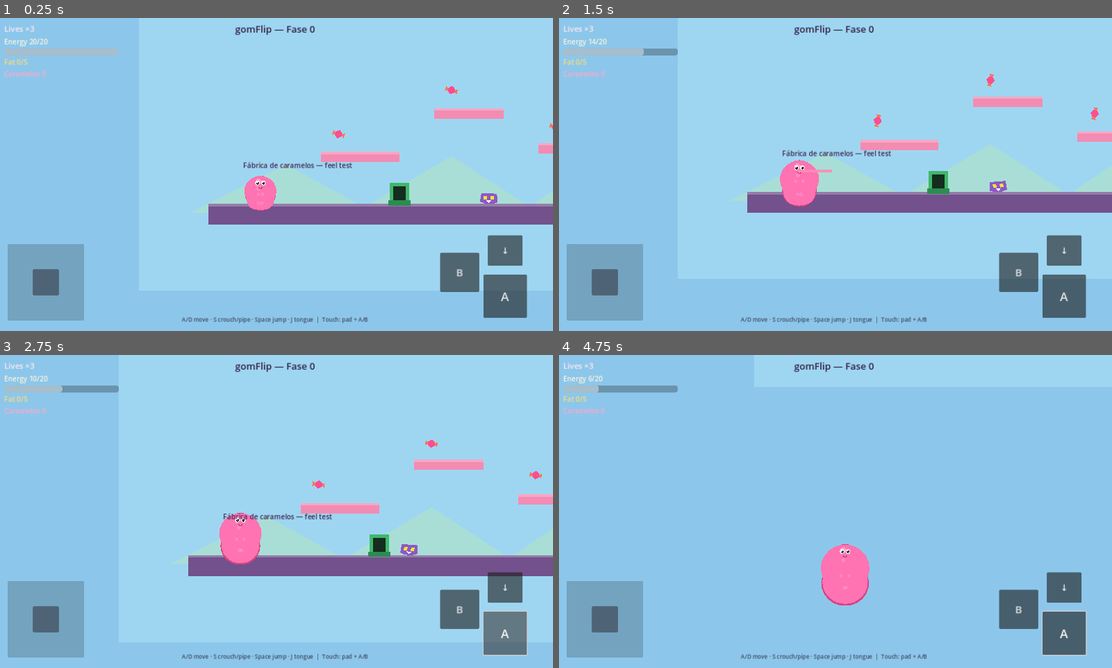
Above: before the commit, frames 1-4 (two rows, left to right).
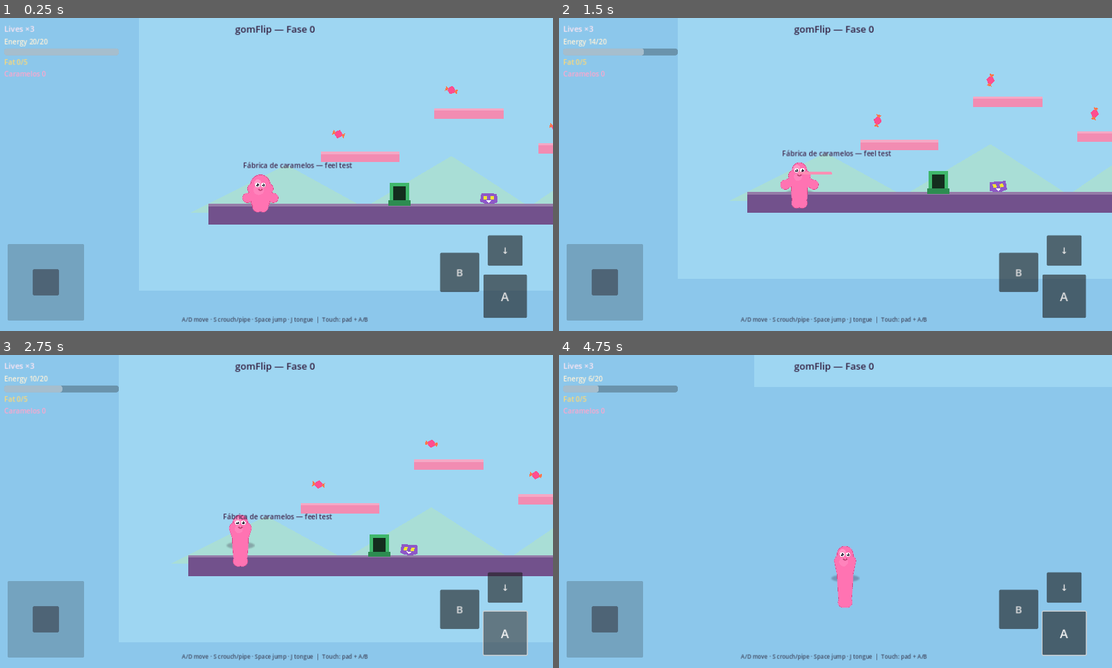
Above: after the commit, the same moments.

Repository: InversorIbex/plopflip
Game: Godot game, scene res://scenes/main.tscn
Same seed, same stepped clock (60 frames per second), same inputs: the game is played once before the commit and once after it.
Inputs (mouse positions are in pixels of both pictures, inside the frame that each line leads up to):
- Up to frame 1 (0.25 s): no input
- Up to frame 2 (1.5 s): drag from (835, 174) to (995, 83) at 0.52 s; drag from (724, 190) to (879, 121) at 1.27 s
- Up to frame 3 (2.75 s): click "A" at 2 s
- Up to frame 4 (4.75 s): move the mouse to (890, 442) at 2.77 s; hold A (move_left) 2.78-3.5 s; tap E (interact) at 2.85, 4.35 s; drag from (807, 574) to (1089, 417) at 3.52 s; move the mouse to (1001, 558) at 4.27 s; hold D (move_right) from 4.28 s (still down); tap Space (jump) at 4.52 s

The runs differ from the first frame. In frame 1, 0.2% of the frame differs, in the area x 43-51%, y 50-63%; in frame 2, 0.4%; in frame 3, 0.6%; in frame 4, 1.0%, in the area x 47-57%, y 60-81%.

Commit message:
Unify gummy into one continuous jelly silhouette
Replace separate capsule sprites with JellyBody: same-color
overlapping disks along torso and deforming limbs so seams
disappear. Stretch springs still drive arm/leg endpoints.

Co-authored-by: Inversor_IBEX <InversorIbex@users.noreply.github.com>

Diff:
--- a/scripts/jelly_body.gd
+++ b/scripts/jelly_body.gd
@@ -1,5 +1,6 @@
 extends Node2D
-## Unified jelly: overlapping same-color radial metaball envelopes (no part seams).
+## One continuous jelly: same-color overlapping disks along torso + deforming limbs.
+## Overlaps erase seams; stretch springs move limb endpoints of the same mass.
 
 @export var jelly_color := Color(1.0, 0.45, 0.7, 1.0)
 @export var jelly_deep := Color(0.86, 0.26, 0.52, 1.0)
@@ -20,7 +21,7 @@
 var limb_r: float = 6.0
 var fat_w: float = 1.0
 
-var _disks_cache: Array = []
+var _disks: Array = []
 
 
 func set_pose(
@@ -45,7 +46,7 @@
 	torso_ry = p_torso_ry
 	limb_r = p_limb_r
 	fat_w = p_fat
-	_disks_cache = _build_disks()
+	_disks = _build_disks()
 	queue_redraw()
 
 
@@ -53,90 +54,63 @@
 	var d: Array = []
 	var fw := fat_w
 	var hr := head_r * fw
-	var tr := maxf(torso_rx, torso_ry) * fw
-	var lr := limb_r * fw
+	var tr := maxf(torso_rx, torso_ry) * fw * 1.12
+	var lr := limb_r * fw * 1.28
+
+	# Continuous vertical core (no neck/waist pinch)
+	_bone(d, head_c + Vector2(0, -hr * 0.1), hip_c + Vector2(0, 4), tr * 1.08, 12)
 	d.append([head_c, hr])
-	d.append([torso_c, tr])
-	d.append([hip_c, 8.0 * fw])
-	_add_bone(d, head_c, torso_c, (hr + tr) * 0.4, 5)
-	_add_bone(d, torso_c, hip_c, 9.0 * fw, 5)
-	_add_bone(d, shoulder_l, hand_l, lr, 12)
-	_add_bone(d, shoulder_r, hand_r, lr, 12)
-	_add_bone(d, hip_c + Vector2(-6, 2), foot_l, lr * 1.05, 13)
-	_add_bone(d, hip_c + Vector2(6, 2), foot_r, lr * 1.05, 13)
-	d.append([hand_l, lr * 1.2])
-	d.append([hand_r, lr * 1.2])
-	d.append([foot_l, lr * 1.3])
-	d.append([foot_r, lr * 1.3])
+	d.append([torso_c, tr * 1.12])
+	d.append([hip_c, tr])
+	_bone(d, head_c, torso_c, maxf(hr, tr) * 0.92, 7)
+	_bone(d, torso_c, hip_c, tr * 0.95, 6)
+
+	# Limbs = stretch of same mass (thicker at root)
+	_limb(d, shoulder_l, hand_l, lr * 1.2, lr * 0.9, 14)
+	_limb(d, shoulder_r, hand_r, lr * 1.2, lr * 0.9, 14)
+	_limb(d, hip_c + Vector2(-5, 3), foot_l, lr * 1.25, lr * 1.0, 16)
+	_limb(d, hip_c + Vector2(5, 3), foot_r, lr * 1.25, lr * 1.0, 16)
+	d.append([hand_l, lr * 1.1])
+	d.append([hand_r, lr * 1.1])
+	d.append([foot_l, lr * 1.2])
+	d.append([foot_r, lr * 1.2])
 	return d
 
 
-func _add_bone(d: Array, a: Vector2, b: Vector2, radius: float, steps: int) -> void:
+func _bone(d: Array, a: Vector2, b: Vector2, radius: float, steps: int) -> void:
 	for i in range(steps + 1):
 		var t := float(i) / float(steps)
 		d.append([a.lerp(b, t), radius * (1.0 + 0.1 * sin(t * PI))])
 
 
-func _envelope(origin: Vector2, disks: Array, bins: int = 40) -> PackedVector2Array:
-	# Support-function envelope of disk union (star-shaped from origin)
-	var best: PackedFloat32Array
-	best.resize(bins)
-	for i in bins:
-		best[i] = 2.0
-	for disk in disks:
-		var c: Vector2 = disk[0]
-		var r: float = disk[1]
-		var to := c - origin
-		for i in bins:
-			var ang := TAU * float(i) / float(bins)
-			var dir := Vector2(cos(ang), sin(ang))
-			var s := to.dot(dir) + r
-			if s > best[i]:
-				best[i] = s
-	var pts := PackedVector2Array()
-	for i in bins:
-		var ang := TAU * float(i) / float(bins)
-		pts.append(origin + Vector2(cos(ang), sin(ang)) * best[i])
-	return pts
+func _limb(d: Array, a: Vector2, b: Vector2, r0: float, r1: float, steps: int) -> void:
+	for i in range(steps + 1):
+		var t := float(i) / float(steps)
+		d.append([a.lerp(b, t), lerpf(r0, r1, t) * (1.0 + 0.06 * sin(t * PI))])
 
 
 func _draw() -> void:
-	if _disks_cache.is_empty():
-		_disks_cache = _build_disks()
-	var disks := _disks_cache
+	if _disks.is_empty():
+		_disks = _build_disks()
 	var deep := Color(jelly_deep.r, jelly_deep.g, jelly_deep.b, 1.0)
 	var fill := Color(jelly_color.r, jelly_color.g, jelly_color.b, 1.0)
 
-	# Multiple envelopes from key anchors, SAME opaque color → visually one fused mass
-	# Body+head+arms from torso; each leg from its own foot so crotch can exist via overlap
-	var body_e := _envelope(torso_c, disks, 44)
-	var leg_l_e := _envelope(foot_l.lerp(hip_c, 0.35), disks, 36)
-	var leg_r_e := _envelope(foot_r.lerp(hip_c, 0.35), disks, 36)
-	var arm_l_e := _envelope(hand_l.lerp(shoulder_l, 0.4), disks, 32)
-	var arm_r_e := _envelope(hand_r.lerp(shoulder_r, 0.4), disks, 32)
+	# Soft outer halo (matching color, low alpha) — softens scallops into one mass
+	var halo := Color(jelly_color.r, jelly_color.g, jelly_color.b, 0.22)
+	for disk in _disks:
+		draw_circle(disk[0], disk[1] * 1.14, halo)
 
-	# Deep rim (slight inflate of body)
-	var rim := PackedVector2Array()
-	for p in body_e:
-		rim.append(torso_c + (p - torso_c) * 1.05)
-	draw_colored_polygon(rim, deep)
-	draw_colored_polygon(leg_l_e, deep)
-	draw_colored_polygon(leg_r_e, deep)
+	# Deep rim
+	for disk in _disks:
+		draw_circle(disk[0], disk[1] * 1.05, deep)
 
-	# Main gel fill — identical color erases seams where envelopes overlap
-	draw_colored_polygon(body_e, fill)
-	draw_colored_polygon(leg_l_e, fill)
-	draw_colored_polygon(leg_r_e, fill)
-	draw_colored_polygon(arm_l_e, fill)
-	draw_colored_polygon(arm_r_e, fill)
+	# Opaque gel — identical color ⇒ fused silhouette
+	for disk in _disks:
+		draw_circle(disk[0], disk[1], fill)
 
-	# Soft volume highlights (gradients of the same jelly)
-	draw_circle(head_c + Vector2(-4, -3), head_r * 0.42, Color(1, 1, 1, 0.32))
-	draw_circle(torso_c + Vector2(-3, -2), torso_rx * 0.4, Color(1, 0.88, 0.94, 0.2))
-	draw_circle(hand_l.lerp(shoulder_l, 0.45), limb_r * 0.7, Color(1, 1, 1, 0.14))
-	draw_circle(hand_r.lerp(shoulder_r, 0.45), limb_r * 0.7, Color(1, 1, 1, 0.14))
-	draw_circle(foot_l.lerp(hip_c, 0.4), limb_r * 0.75, Color(1, 1, 1, 0.12))
-	draw_circle(foot_r.lerp(hip_c, 0.4), limb_r * 0.75, Color(1, 1, 1, 0.12))
+	# Soft volume (few highlights)
+	draw_circle(head_c + Vector2(-5, -4), head_r * 0.5, Color(1, 1, 1, 0.26))
+	draw_circle(torso_c + Vector2(-3, 1), maxf(torso_rx, torso_ry) * 0.7, Color(1, 0.88, 0.94, 0.15))
 
 	_draw_face()
 
--- a/scripts/player.gd
+++ b/scripts/player.gd
@@ -280,17 +280,18 @@
 	# Rest proportions in Visual local space (feet ~ y=0)
 	var hip := Vector2(0, -16 + hip_y_offset)
 	var torso := Vector2(0, -30 + hip_y_offset * 0.35)
-	var head := Vector2(0, torso.y - 16.0 * torso_sy)
+	# Keep head nested in torso so stretch never forms a pinched neck
+	var head := Vector2(0, torso.y - 11.0 * torso_sy)
 
 	var sh_l := torso + Vector2(-11.0 * torso_sx, -1.0)
 	var sh_r := torso + Vector2(11.0 * torso_sx, -1.0)
 	# Long thin limbs so metaball grows clear arm/leg lobes of the same mass
-	var arm_rest := 38.0
-	var leg_rest := 34.0
+	var arm_rest := 42.0
+	var leg_rest := 36.0
 
 	# Angles from down (+Y); strong outward bias for arm lobes
-	var arm_ang_l := 1.05 + arm_swing
-	var arm_ang_r := -1.05 - arm_swing
+	var arm_ang_l := 1.15 + arm_swing
+	var arm_ang_r := -1.15 - arm_swing
 	var hand_l := sh_l + Vector2(sin(arm_ang_l), cos(arm_ang_l)) * arm_rest * arm_len
 	var hand_r := sh_r + Vector2(sin(arm_ang_r), cos(arm_ang_r)) * arm_rest * arm_len
 
@@ -323,9 +324,9 @@
 			foot_l,
 			foot_r,
 			13.5,
-			10.0 * torso_sx,
-			10.0 * torso_sy,
-			4.6,
+			11.0 * torso_sx,
+			10.5 * torso_sy,
+			6.4,
 			1.0
 		)
 
